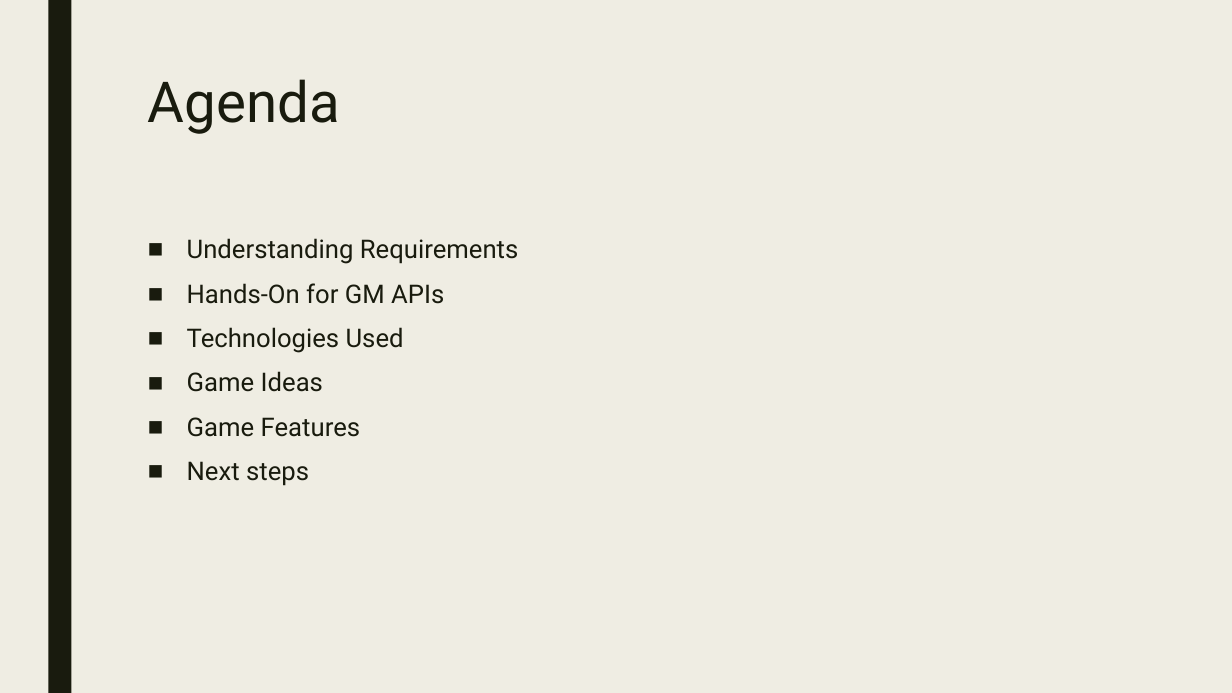
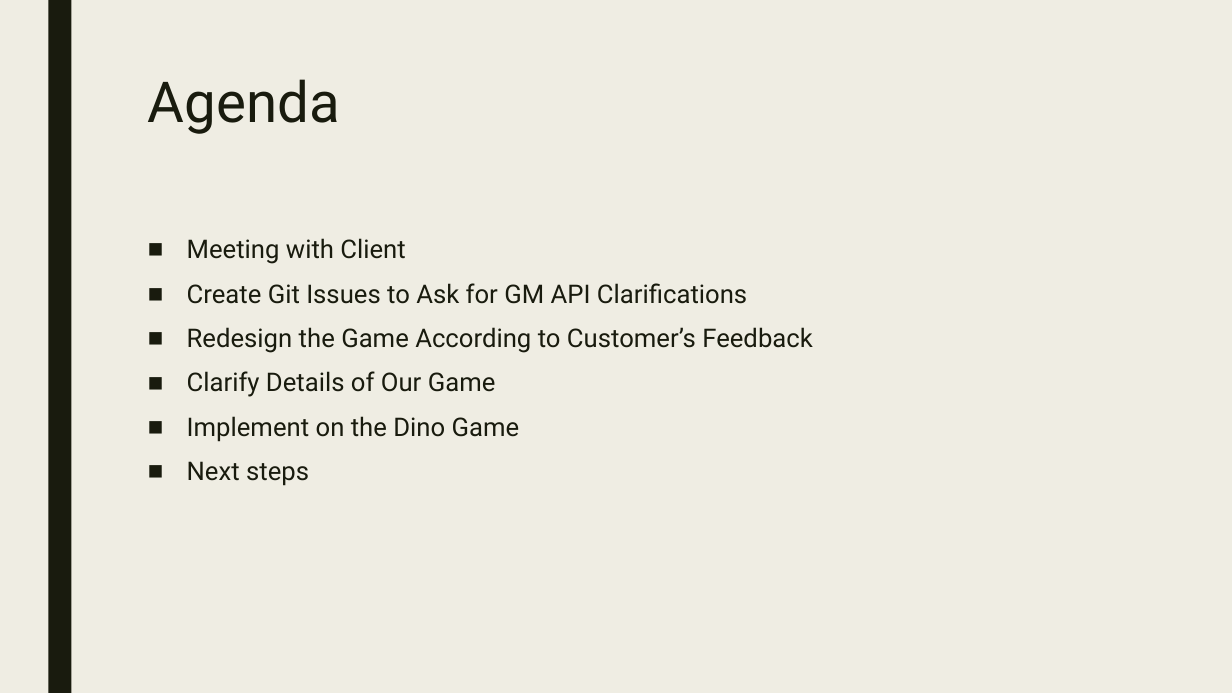
Before and after one commit to eweitnauer/gm-play-iub-2017, a slide deck: slide 2 of demo_1/docs/GM_One.pptx. Drawn at 1232x693 pixels with LibreOffice and Linux fonts; fonts in the diff are those of the drawing. Boxes give left, top, right and bottom in pixels: in the first picture for what was removed or moved away, otherwise in the second. Text is boxed around its words. In the diff, an @@ line names an element or a change of style, - is before the commit and + after.

```diff
--- a/demo_1/docs/GM_One.pptx
+++ b/demo_1/docs/GM_One.pptx
@@ text at box(187, 238, 812, 442): text changed @@
-■ Understanding Requirements
-■ Hands-On for GM APIs
-■ Technologies Used
-■ Game Ideas
-■ Game Features
+■ Meeting with Client
+■ Create Git Issues to Ask for GM API Clarifications
+■ Redesign the Game According to Customer’s Feedback
+■ Clarify Details of Our Game
+■ Implement on the Dino Game
```
Also in this commit, not shown: 2 other slides changed, 4 slides added, 9 slides removed, 3 other files.
